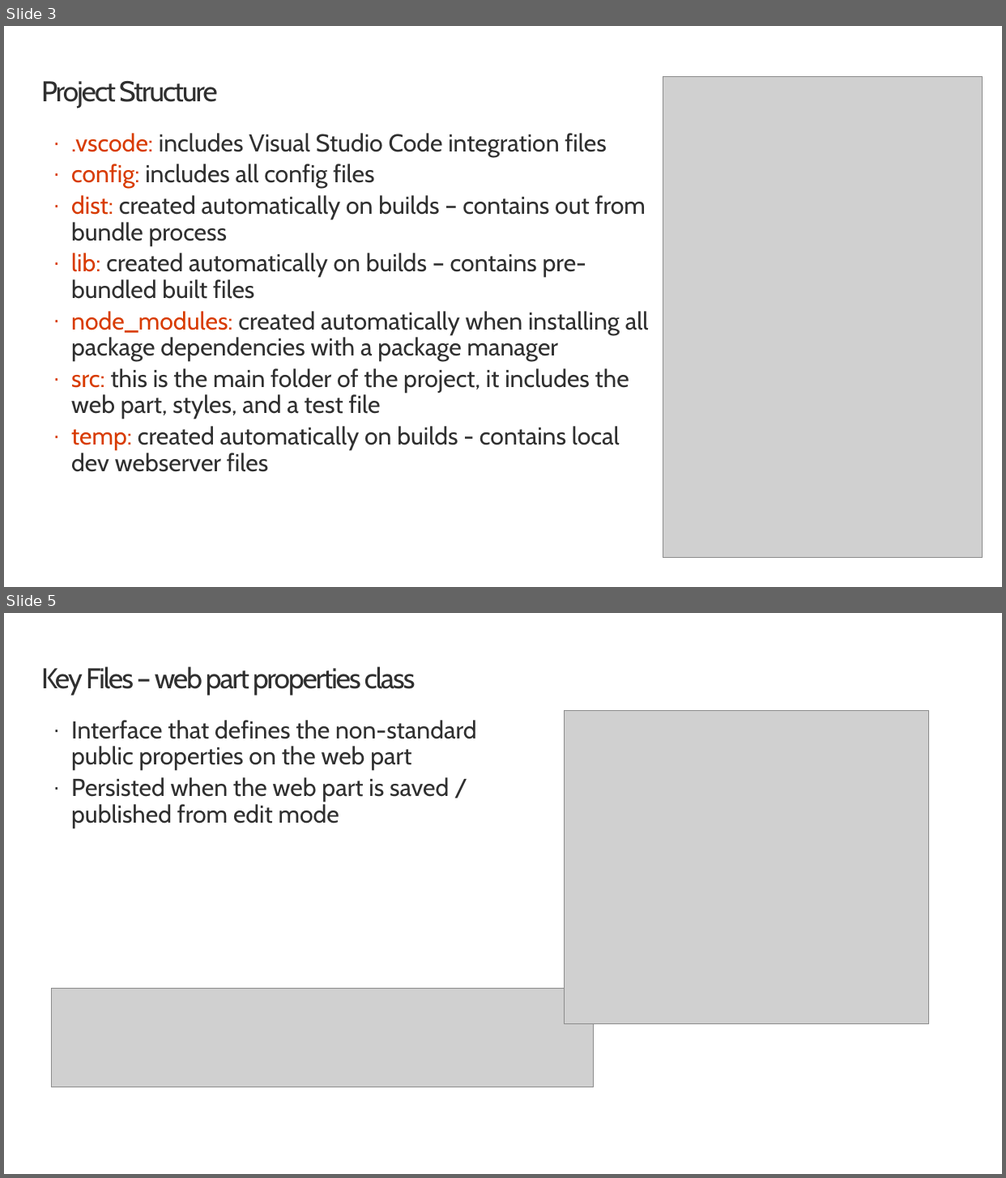
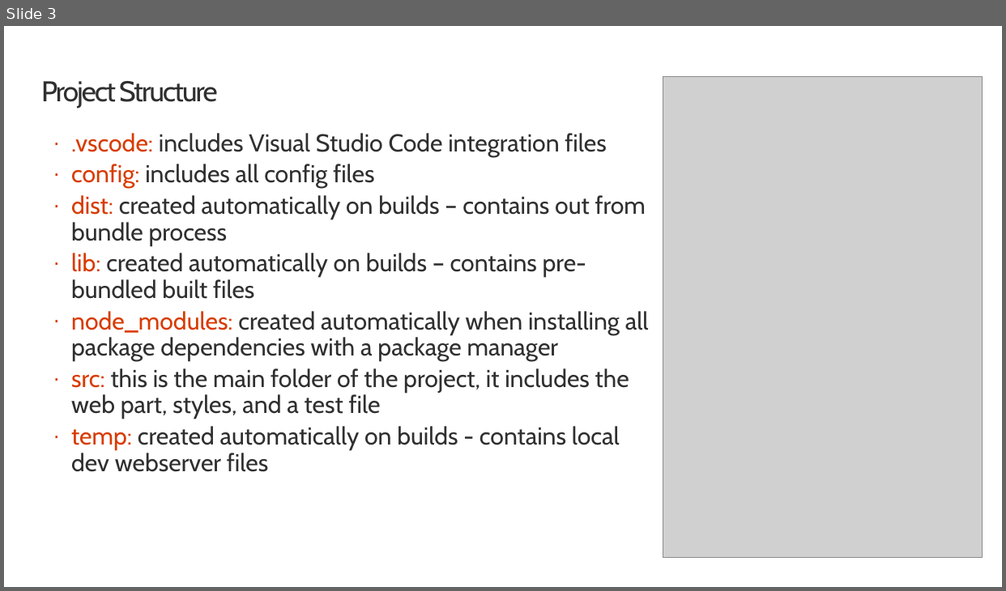
Before and after one commit to renahorton218/SharePoint-spfx-web-parts, a slide deck: 01-intro.pptx. Shown one above the other, each under a label of ours: slides 3 and 5 before the commit, slide 3 after it; the slides between them are not shown. The pictures are 1006x1178 and 1006x591 pixels, drawn with LibreOffice and Linux fonts; fonts in the diff are those of the drawing; grey boxes stand for pictures; background and template pictures are left out. Boxes give left, top, right and bottom in pixels: in the first picture for what was removed or moved away, otherwise in the second. Text is boxed around its words. In the diff, an @@ line names an element or a change of style, - is before the commit and + after.

```diff
--- a/01-intro.pptx
+++ b/01-intro.pptx
@@ slide 5 removed at [4,613,1002,1174], background #FFFFFF @@
@@ title removed at [41,666,415,695] @@
-Key Files – web part properties class
@@ text removed at [71,720,476,828] @@
-· Interface that defines the non-standard public properties on the web part
-· Persisted when the web part is saved / published from edit mode
@@ picture removed at [564,710,928,1024] @@
@@ picture removed at [51,989,593,1087] @@
```
Also in this commit, not shown: 3 slides changed, 39 other files.
